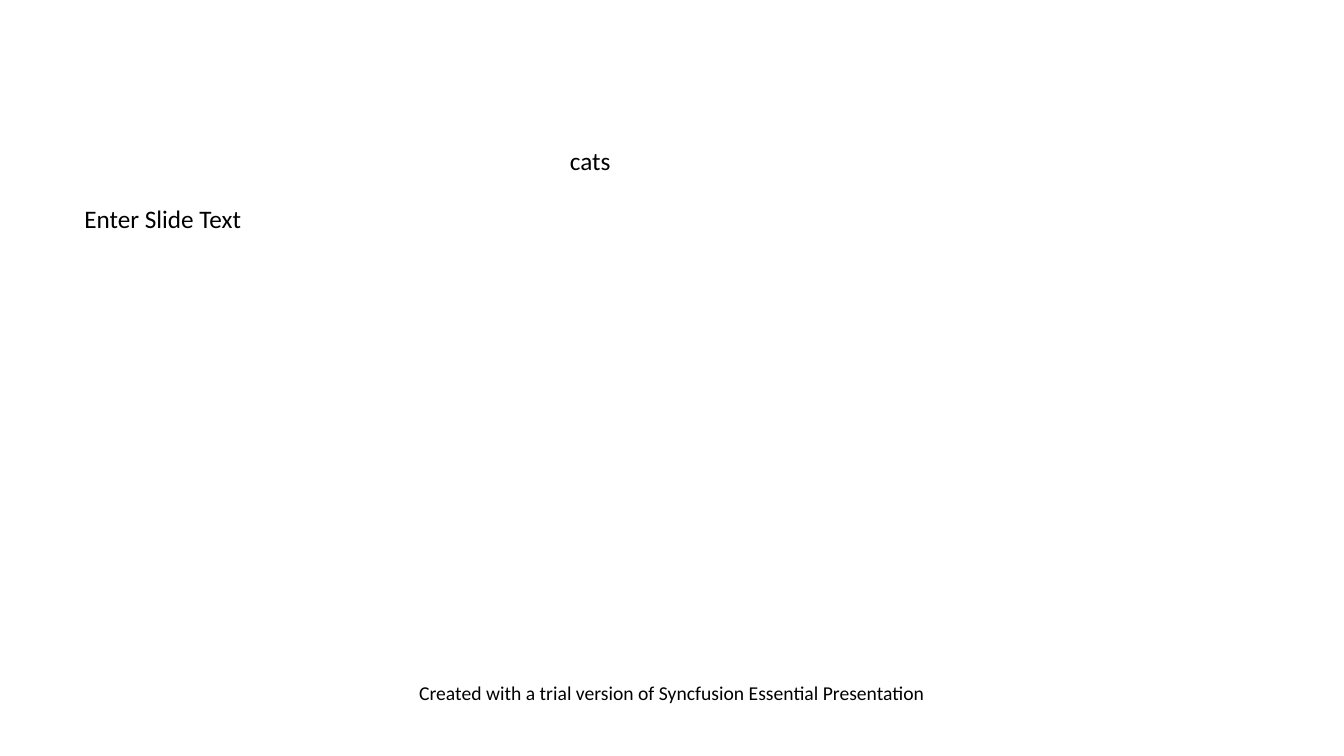
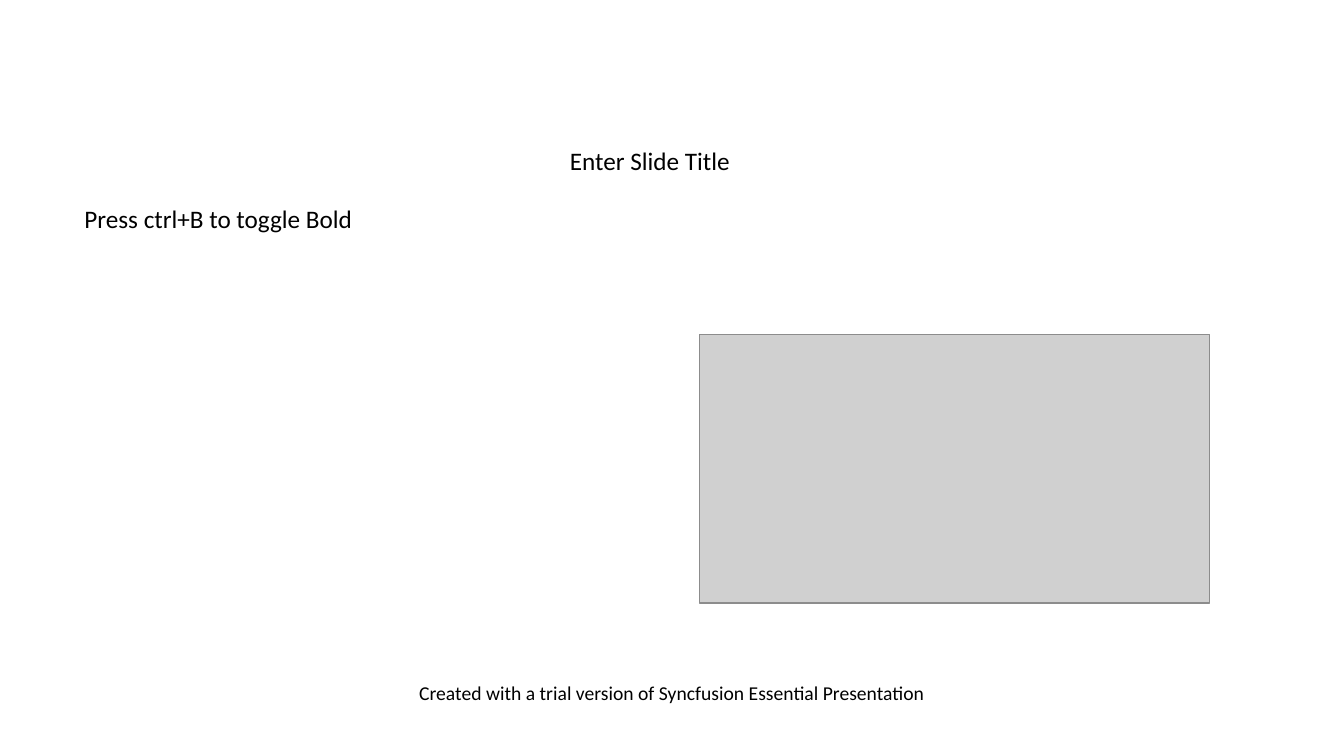
Before and after one commit to Gavin-Kimberlin/PowerPoint_Photos_Helper, a slide deck: slide 1 of PowerPoint_Photos_Helper/bin/Debug/Sample.pptx. Drawn at 1344x756 pixels with LibreOffice and Linux fonts; fonts in the diff are those of the drawing; grey boxes stand for pictures. Boxes give left, top, right and bottom in pixels: in the first picture for what was removed or moved away, otherwise in the second. Text is boxed around its words. In the diff, an @@ line names an element or a change of style, - is before the commit and + after.

```diff
--- a/PowerPoint_Photos_Helper/bin/Debug/Sample.pptx
+++ b/PowerPoint_Photos_Helper/bin/Debug/Sample.pptx
@@ text at (570,152,730,170): text changed @@
-Enter Slide Text
+Enter Slide Title
@@ text removed at (570,154,611,171) @@
-cats
@@ text added at (84,210,352,233), 18 pt, text #000000 @@
+Press ctrl+B to toggle Bold
@@ picture added at (700,334,1210,603) @@
```
Also in this commit, not shown: 44 other files.
